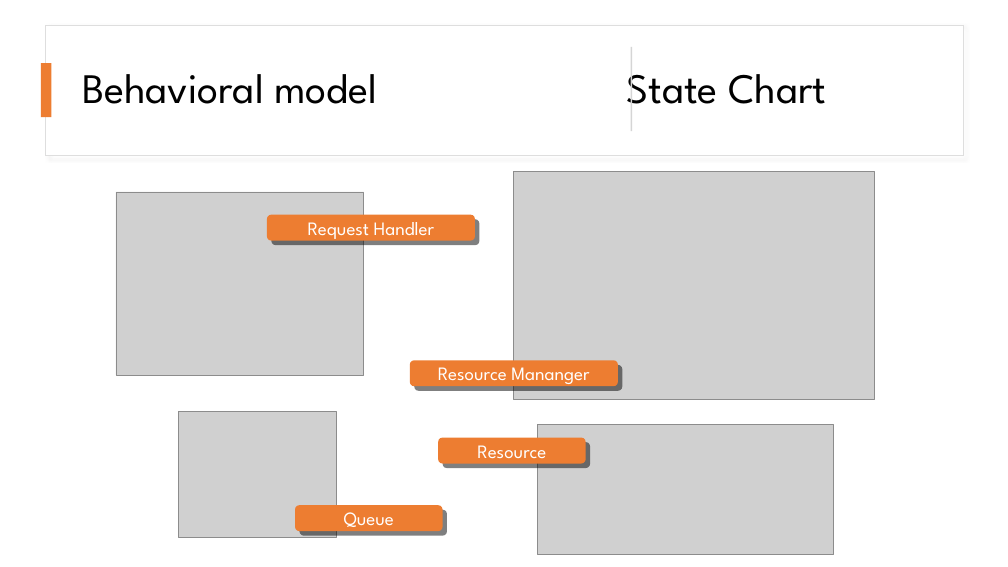
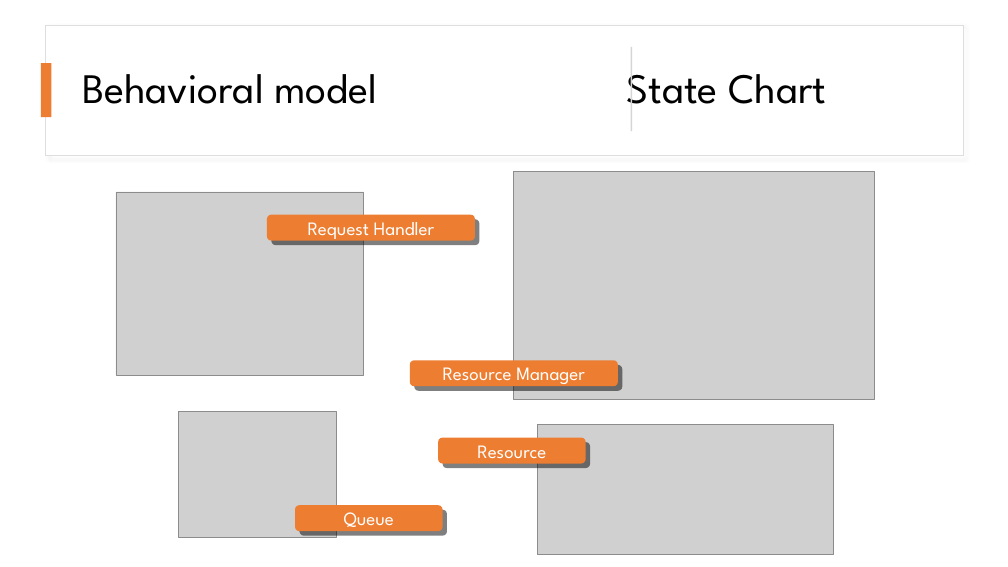
Before and after one commit to Embineer/Embineer, a slide deck: slide 7 of Autonomous traffic system presentation.pptx. Drawn at 1008x567 pixels with LibreOffice and Linux fonts; fonts in the diff are those of the drawing; grey boxes stand for pictures. Boxes give left, top, right and bottom in pixels: in the first picture for what was removed or moved away, otherwise in the second. Text is boxed around its words. In the diff, an @@ line names an element or a change of style, - is before the commit and + after.

```diff
--- a/Autonomous traffic system presentation.pptx
+++ b/Autonomous traffic system presentation.pptx
@@ text in rounded rectangle at [443, 367, 585, 387]: text changed @@
-Resource Mananger
+Resource Manager
```
Also in this commit, not shown: 1 other slide changed, 3 slides added.
